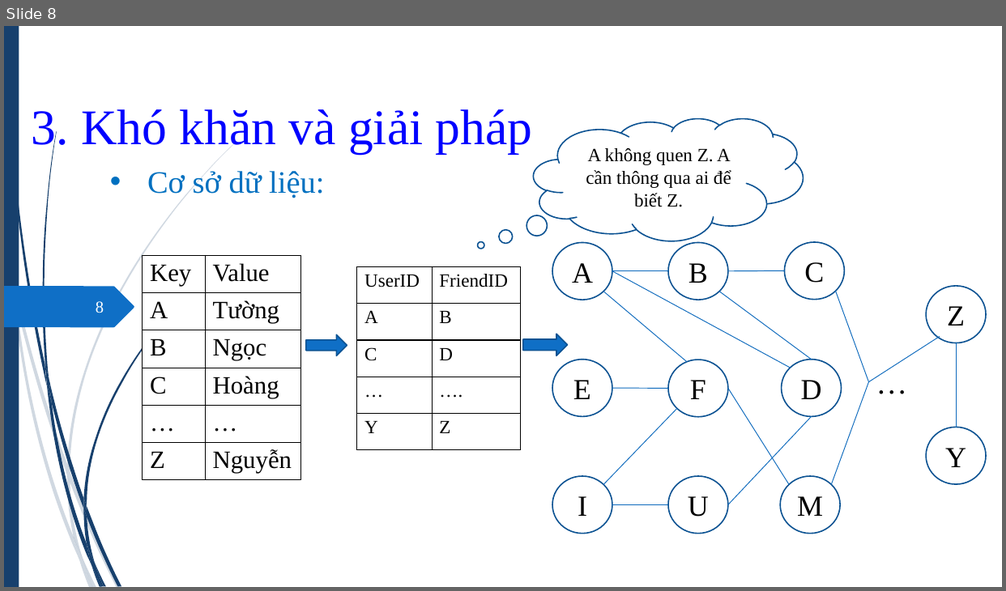
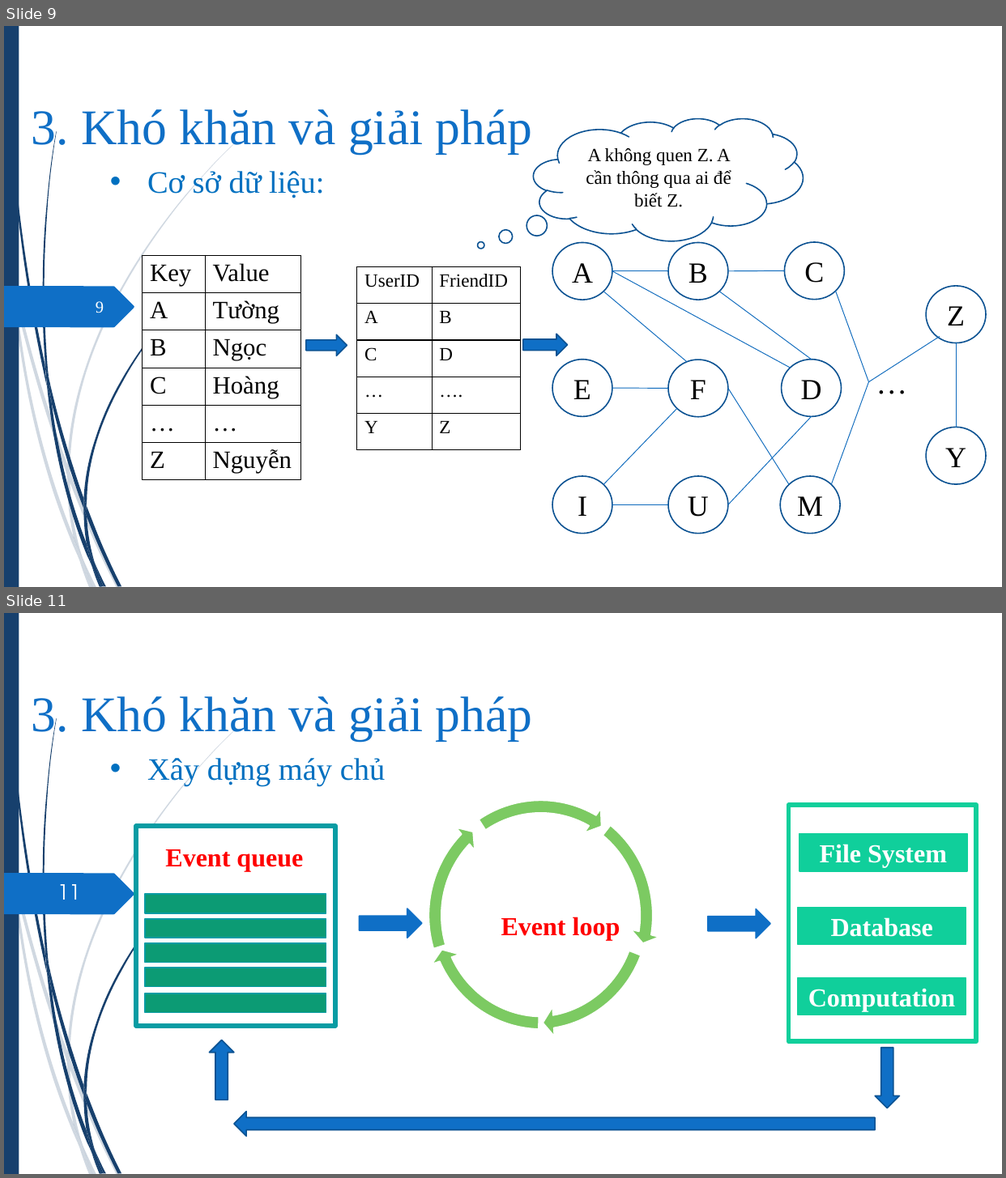
Before and after one commit to hvngoc/Presentation, a slide deck: slide 2.pptx. Shown one above the other, each under a label of ours: slide 8 before the commit, slides 9 and 11 after it; the slides between them are not shown. The pictures are 1006x591 and 1006x1178 pixels, drawn with LibreOffice and Linux fonts; fonts in the diff are those of the drawing. Boxes give left, top, right and bottom in pixels: in the first picture for what was removed or moved away, otherwise in the second. Text is boxed around its words. In the diff, an @@ line names an element or a change of style, - is before the commit and + after.

```diff
--- a/slide 2.pptx
+++ b/slide 2.pptx
@@ slide 11 added at <box>4,613,1002,1174</box>, background #FFFFFF; not listed: 24 template elements that a slide beside it also shows @@
@@ title added at <box>32,696,533,741</box>, 48 pt, text #0F6FC6 @@
+3. Khó khăn và giải pháp
@@ text added at <box>147,756,386,786</box>, 30 pt, text #0070C0 @@
+• Xây dựng máy chủ
@@ page number added at <box>57,884,80,900</box>, 20 pt, text #FEFFFF @@
+11
@@ group added at <box>137,790,977,1136</box>: 11 rectangles, 5 circular arrows, 2 right arrows, 1 text, 1 down arrow, 1 left arrow, 1 up arrow @@
+Event loop
+Event queue
+File System
+Database
+Computation
@@ what was slide 8 is now slide 9 @@
@@ slide 9 changed as well @@
@@ title "3. Khó khăn và giải ..." at <box>32,109,533,154</box>: text colour #0000FF to #0F6FC6 @@
@@ page number at <box>96,301,104,314</box>: text changed @@
-8
+9
```
Also in this commit, not shown: 12 other slides changed, 1 other slide added.
